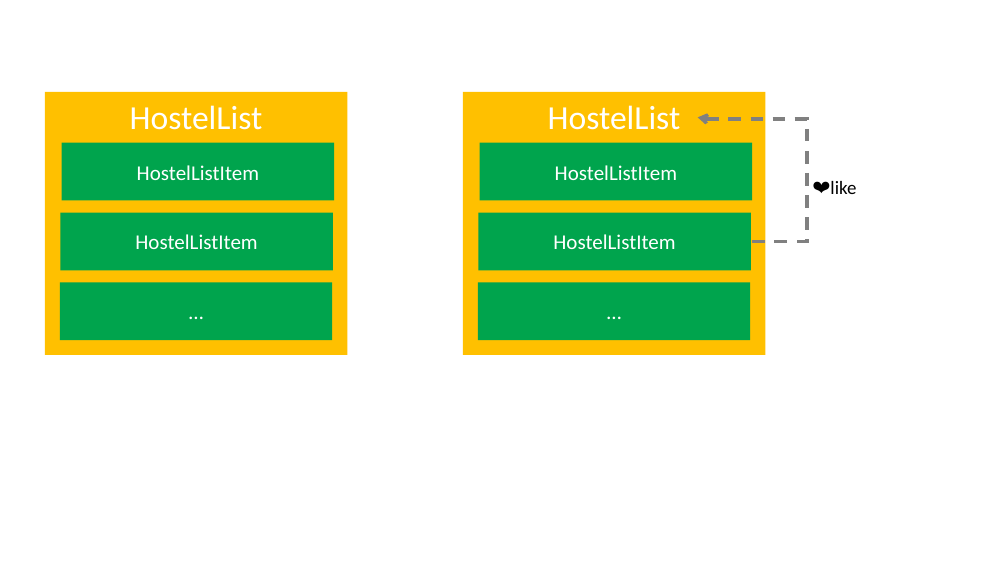
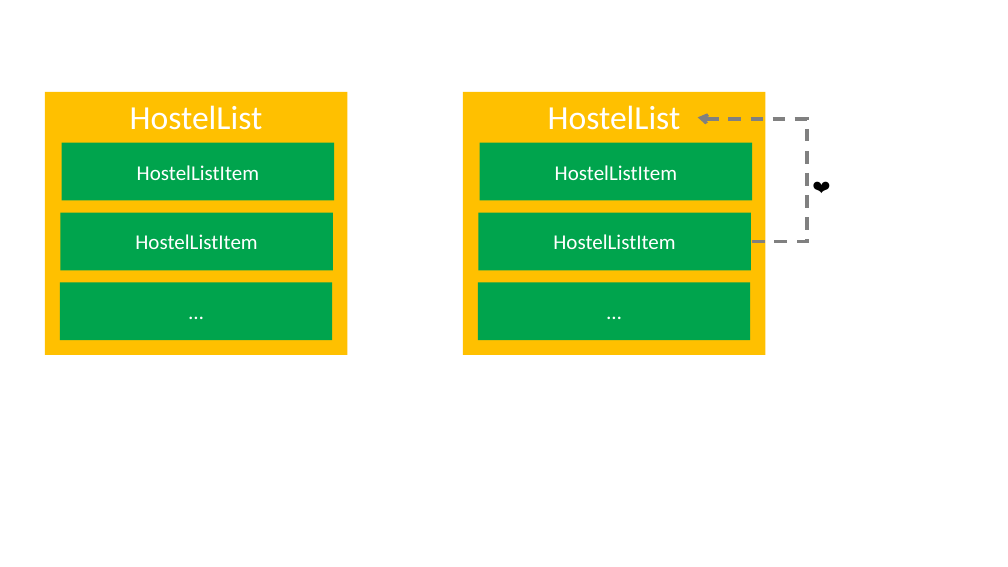
Before and after one commit to maxpou-slides/vuejs-training, a slide deck: slide 5 of resources/schemas.pptx. Drawn at 1008x567 pixels with LibreOffice and Linux fonts; fonts in the diff are those of the drawing. Boxes give left, top, right and bottom in pixels: in the first picture for what was removed or moved away, otherwise in the second. Text is boxed around its words. In the diff, an @@ line names an element or a change of style, - is before the commit and + after.

```diff
--- a/resources/schemas.pptx
+++ b/resources/schemas.pptx
@@ text at <box>830,181,856,194</box>: text changed @@
-❤️like
+❤️
```
Also in this commit, not shown: 3 slides added, 15 other files.
